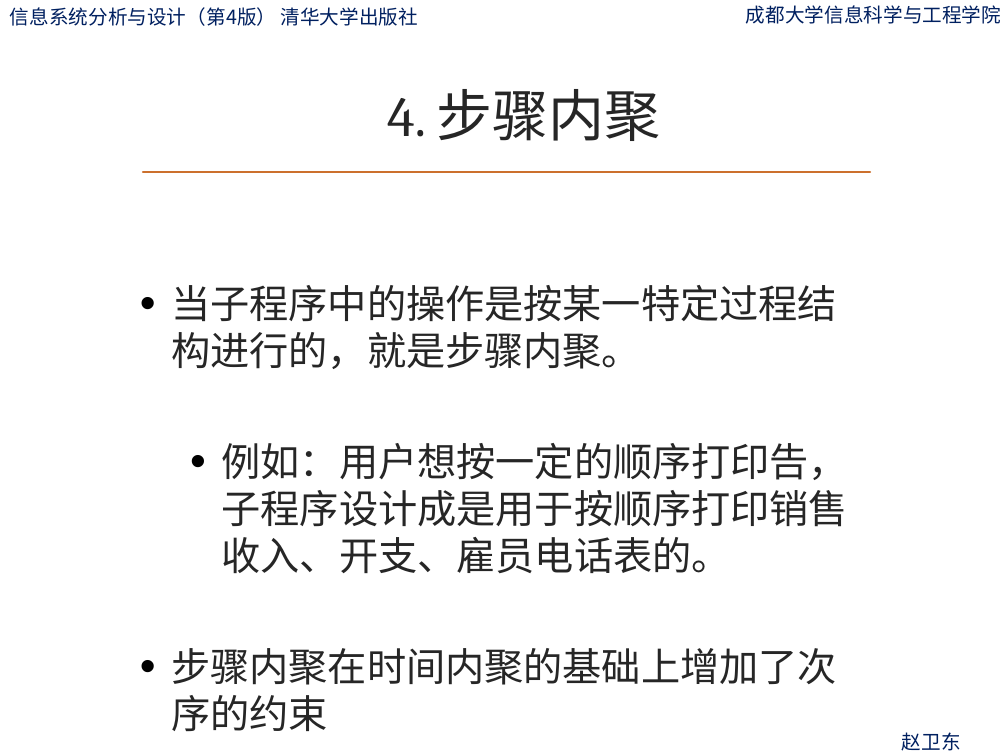
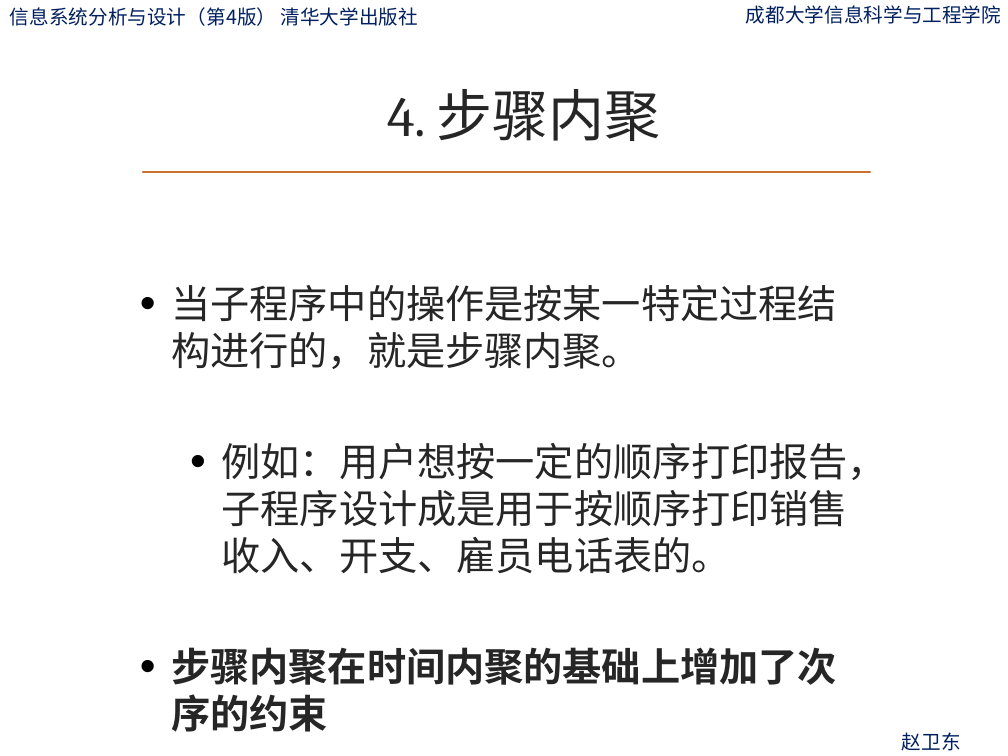
Before and after one commit to zwdcdu/is_analysis, a slide deck: slide 71 of ppt/第10章-系统总体设计.pptx. Drawn at 1008x756 pixels with LibreOffice and Linux fonts; fonts in the diff are those of the drawing; background and template pictures are left out. Boxes give left, top, right and bottom in pixels: in the first picture for what was removed or moved away, otherwise in the second. Text is boxed around its words. In the diff, an @@ line names an element or a change of style, - is before the commit and + after.

```diff
--- a/ppt/第10章-系统总体设计.pptx
+++ b/ppt/第10章-系统总体设计.pptx
@@ text at [222,443,887,573]: text changed @@
-  • 例如：用户想按一定的顺序打印告，子程序设计成是用于按顺序打印销售收入、开支、雇员电话表的。
+  • 例如：用户想按一定的顺序打印报告，子程序设计成是用于按顺序打印销售收入、开支、雇员电话表的。
@@ text at [171,647,836,732]: bold on in "步骤内聚在时间内聚的基础上增加了次序的约束" @@
```
Also in this commit, not shown: 9 other slides changed, 4 other files.
